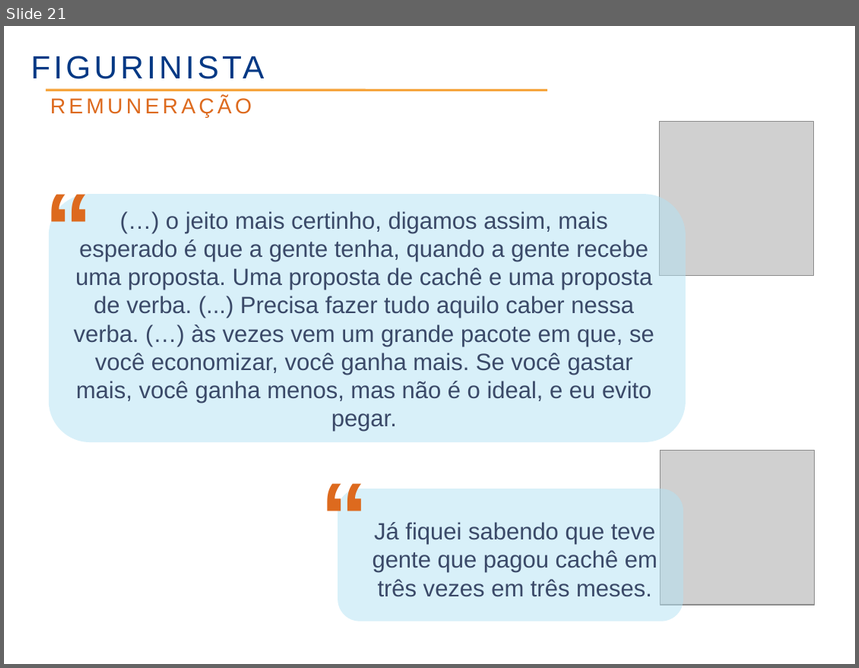
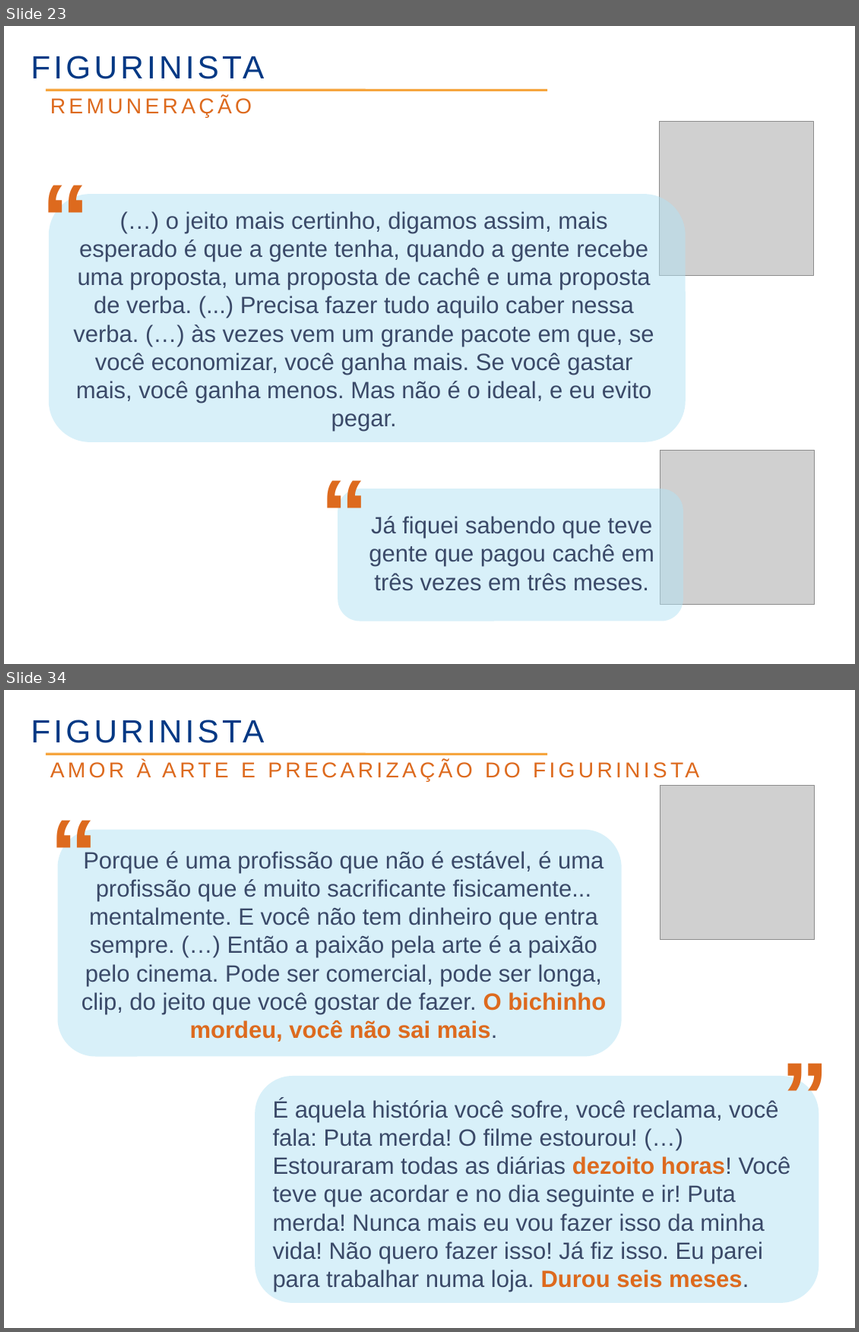
Before and after one commit to rzuquim/pos-rh, a slide deck: 02_abordagens_em_pot/seminario.odp. Shown one above the other, each under a label of ours: slide 21 before the commit, slides 23 and 34 after it; the slides between them are not shown. The pictures are 859x668 and 859x1332 pixels, drawn with LibreOffice and Linux fonts; fonts in the diff are those of the drawing; grey boxes stand for pictures; background and template pictures are left out. Boxes give left, top, right and bottom in pixels: in the first picture for what was removed or moved away, otherwise in the second. Text is boxed around its words. In the diff, an @@ line names an element or a change of style, - is before the commit and + after.

```diff
--- a/02_abordagens_em_pot/seminario.odp
+++ b/02_abordagens_em_pot/seminario.odp
@@ slide 34 added at <box>4,690,855,1328</box>, background picture (left out) @@
@@ text added at <box>31,720,264,743</box>, 30 pt, text #023884 @@
+FIGURINISTA
@@ line added from (46, 754) to (547, 754), #F6A53E 2.15 pt @@
@@ text added at <box>137,761,482,1203</box>, 20 pt, text #DD6A1E @@
+AMOR À ARTE E PRECARIZAÇÃO DO FIGURINISTA
@@ text added at <box>43,787,106,910</box>, 90 pt, text #DD6A1E, bold @@
+“
@@ picture added at <box>661,786,815,940</box> @@
@@ rounded rectangle added at <box>57,830,622,1057</box>, fill #B3E3F4 at 50% opacity @@
@@ text added at <box>82,851,606,1042</box>, 22 pt, text #3A4968 @@
+Porque é uma profissão que não é estável, é uma profissão que é muito sacrificante fisicamente... mentalmente. E você não tem dinheiro que entra sempre. (…) Então a paixão pela arte é a paixão pelo cinema. Pode ser comercial, pode ser longa, clip, do jeito que você gostar de fazer. O bichinho mordeu, você não sai mais.
@@ text added at <box>744,1030,838,1154</box>, 90 pt, text #DD6A1E, bold @@
+”
@@ rounded rectangle added at <box>255,1076,819,1303</box>, fill #B3E3F4 at 50% opacity @@
@@ text added at <box>273,1099,791,1293</box>, 22 pt, text #3A4968 @@
+É aquela história você sofre, você reclama, você fala: Puta merda! O filme estourou! (…) Estouraram todas as diárias dezoito horas! Você teve que acordar e no dia seguinte e ir! Puta merda! Nunca mais eu vou fazer isso da minha vida! Não quero fazer isso! Já fiz isso. Eu parei para trabalhar numa loja. Durou seis meses.
@@ what was slide 21 is now slide 23 @@
@@ slide 23 changed as well @@
@@ text "“" rewrapped from <box>37,161,101,277</box> to <box>34,152,97,275</box> @@
@@ text at <box>73,211,655,432</box>: text changed @@
-(…) o jeito mais certinho, digamos assim, mais esperado é que a gente tenha, quando a gente recebe uma proposta. Uma proposta de cachê e uma proposta de verba. (...) Precisa fazer tudo aquilo caber nessa verba. (…) às vezes vem um grande pacote em que, se você economizar, você ganha mais. Se você gastar mais, você ganha menos, mas não é o ideal, e eu evito pegar.
+(…) o jeito mais certinho, digamos assim, mais esperado é que a gente tenha, quando a gente recebe uma proposta, uma proposta de cachê e uma proposta de verba. (...) Precisa fazer tudo aquilo caber nessa verba. (…) às vezes vem um grande pacote em que, se você economizar, você ganha mais. Se você gastar mais, você ganha menos. Mas não é o ideal, e eu evito pegar.
@@ text "“" rewrapped from <box>313,451,376,566</box> to <box>313,448,376,572</box> @@
@@ text "Já fiquei sabendo que teve ...": place and size @@
-text "Já fiquei sabendo que teve ..." at <box>373,522,658,598</box>
+text "Já fiquei sabendo que teve ..." at <box>369,516,655,591</box>
```
Also in this commit, not shown: 18 other slides changed, 19 other slides added, 5 slides removed, 7 other files.
